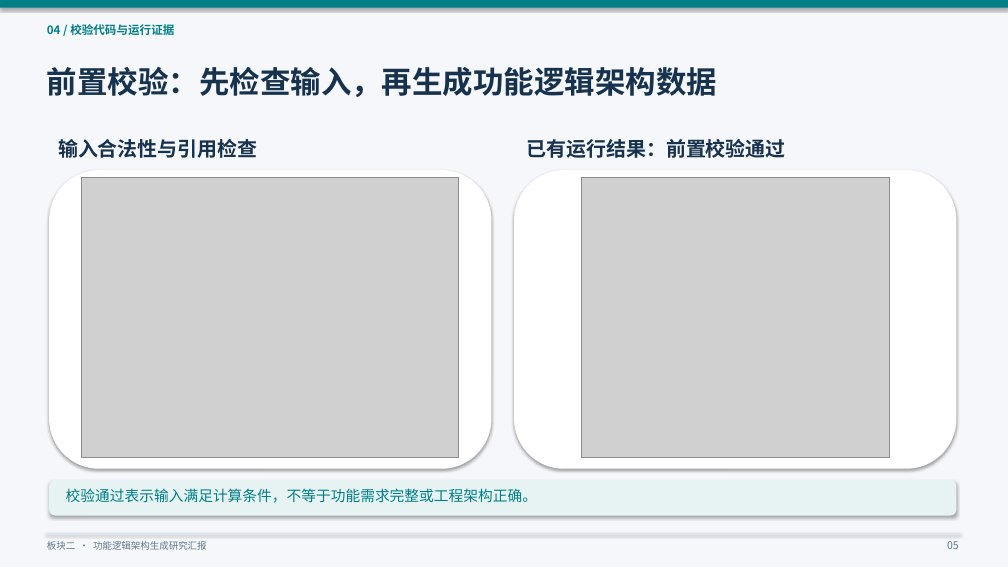
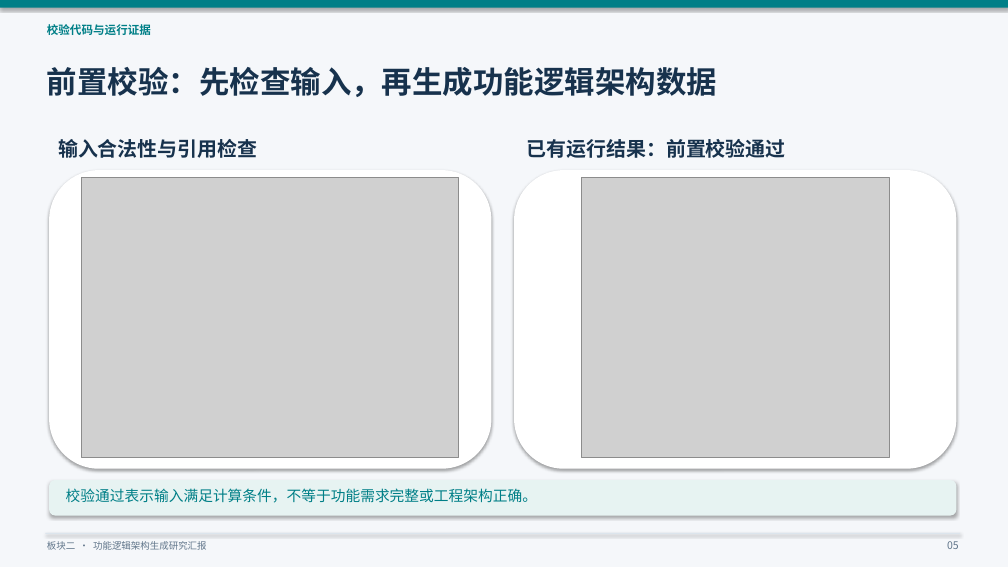
Before and after one commit to yueyunsun77-debug/yueyunsun77-debug, a slide deck: slide 5 of 板块二进度说明/板块二_研究进展与接口设计汇报_统一口径版.pptx. Drawn at 1008x567 pixels with LibreOffice and Linux fonts; fonts in the diff are those of the drawing; grey boxes stand for pictures. Boxes give left, top, right and bottom in pixels: in the first picture for what was removed or moved away, otherwise in the second. Text is boxed around its words. In the diff, an @@ line names an element or a change of style, - is before the commit and + after.

Commit message:
docs: 完整保留13张核心代码与运行截图并增加接口伪代码

```diff
--- a/板块二进度说明/板块二_研究进展与接口设计汇报_统一口径版.pptx
+++ b/板块二进度说明/板块二_研究进展与接口设计汇报_统一口径版.pptx
@@ text at <box>47,24,151,35</box>: text changed @@
-04 / 校验代码与运行证据
+校验代码与运行证据
```
Also in this commit, not shown: 10 other slides changed, 7 slides added, 1 other file.
